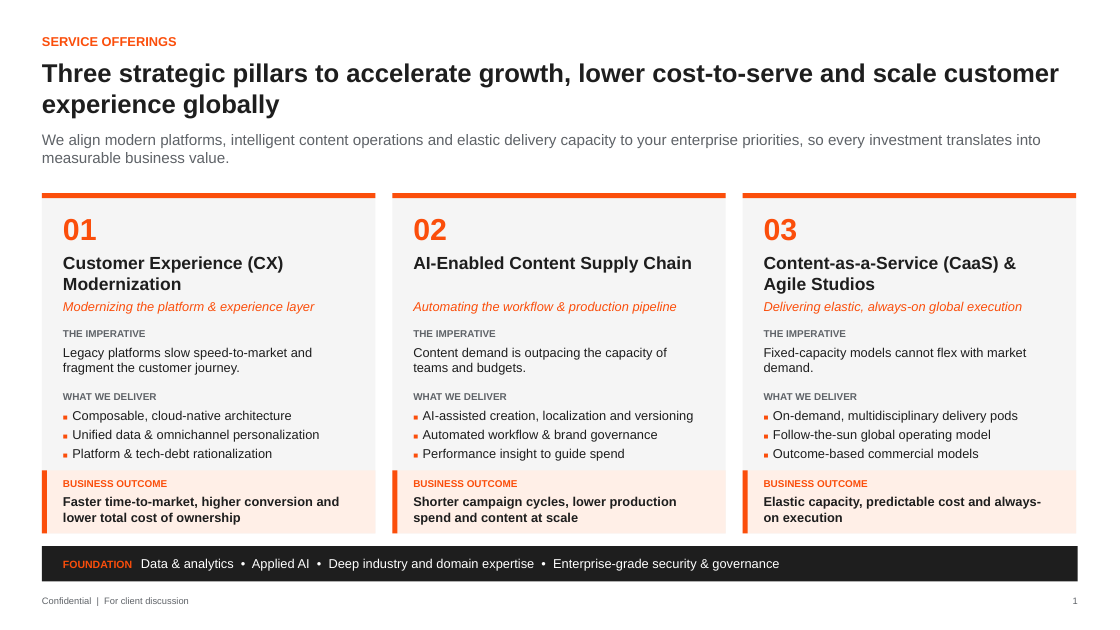
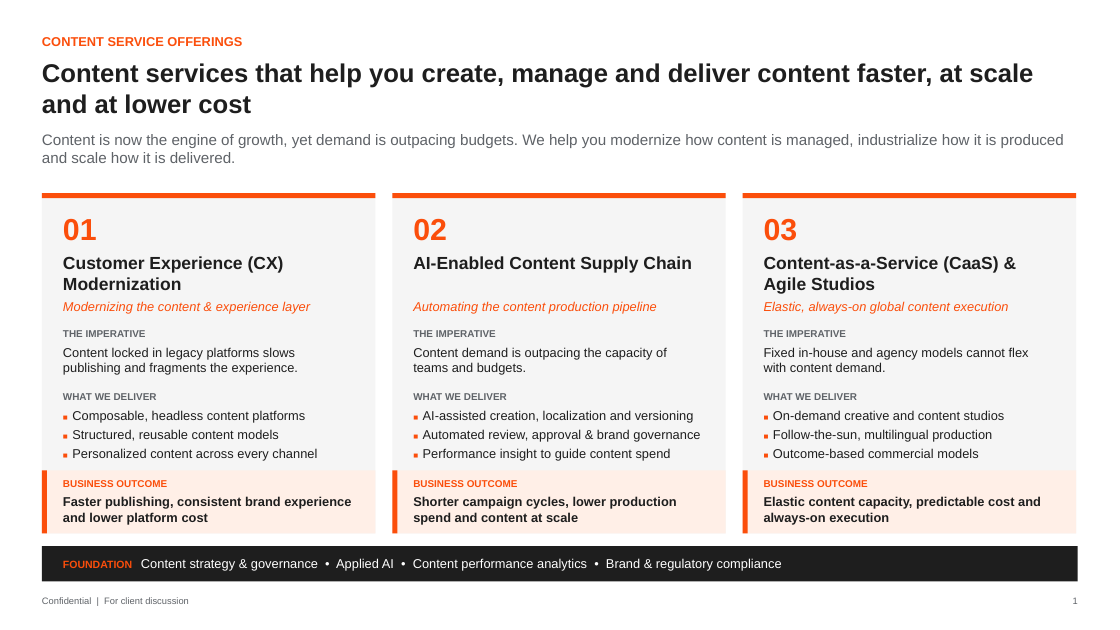
Before and after one commit to raviprashanth22035/raviprashanth22035.github.io, a slide deck: slide 1 of slides/service-offerings.pptx. Drawn at 1120x630 pixels with LibreOffice and Linux fonts; fonts in the diff are those of the drawing. Boxes give left, top, right and bottom in pixels: in the first picture for what was removed or moved away, otherwise in the second. Text is boxed around its words. In the diff, an @@ line names an element or a change of style, - is before the commit and + after.

```diff
--- a/slides/service-offerings.pptx
+++ b/slides/service-offerings.pptx
@@ text at bbox=[42, 37, 242, 46]: text changed @@
-SERVICE OFFERINGS
+CONTENT SERVICE OFFERINGS
@@ text at bbox=[42, 63, 1033, 114]: text changed @@
-Three strategic pillars to accelerate growth, lower cost-to-serve and scale customer experience globally
+Content services that help you create, manage and deliver content faster, at scale and at lower cost
@@ text at bbox=[42, 134, 1064, 163]: text changed @@
-We align modern platforms, intelligent content operations and elastic delivery capacity to your enterprise priorities, so every investment translates into measurable business value.
+Content is now the engine of growth, yet demand is outpacing budgets. We help you modernize how content is managed, industrialize how it is produced and scale how it is delivered.
@@ text at bbox=[63, 301, 310, 313]: text changed @@
-Modernizing the platform & experience layer
+Modernizing the content & experience layer
@@ text at bbox=[413, 301, 657, 313]: text changed @@
-Automating the workflow & production pipeline
+Automating the content production pipeline
@@ text at bbox=[764, 301, 1009, 313]: text changed @@
-Delivering elastic, always-on global execution
+Elastic, always-on global content execution
@@ text at bbox=[63, 347, 298, 375]: text changed @@
-Legacy platforms slow speed-to-market and fragment the customer journey.
+Content locked in legacy platforms slows publishing and fragments the experience.
@@ text at bbox=[764, 347, 1029, 372]: text changed @@
-Fixed-capacity models cannot flex with market demand.
+Fixed in-house and agency models cannot flex with content demand.
@@ text at bbox=[72, 410, 317, 460]: text changed @@
-■ Composable, cloud-native architecture
-■ Unified data & omnichannel personalization
-■ Platform & tech-debt rationalization
+■ Composable, headless content platforms
+■ Structured, reusable content models
+■ Personalized content across every channel
@@ text at bbox=[773, 410, 1005, 442]: text changed @@
-■ On-demand, multidisciplinary delivery pods
-■ Follow-the-sun global operating model
+■ On-demand creative and content studios
+■ Follow-the-sun, multilingual production
@@ text at bbox=[423, 429, 700, 460]: text changed @@
-■ Automated workflow & brand governance
-■ Performance insight to guide spend
+■ Automated review, approval & brand governance
+■ Performance insight to guide content spend
@@ text at bbox=[63, 496, 351, 525]: text changed @@
-Faster time-to-market, higher conversion and lower total cost of ownership
+Faster publishing, consistent brand experience and lower platform cost
@@ text at bbox=[764, 496, 1041, 525]: text changed @@
-Elastic capacity, predictable cost and always-on execution
+Elastic content capacity, predictable cost and always-on execution
@@ text at bbox=[63, 558, 782, 571]: text changed @@
-FOUNDATION Data & analytics • Applied AI • Deep industry and domain expertise • Enterprise-grade security & governance
+FOUNDATION Content strategy & governance • Applied AI • Content performance analytics • Brand & regulatory compliance
```
